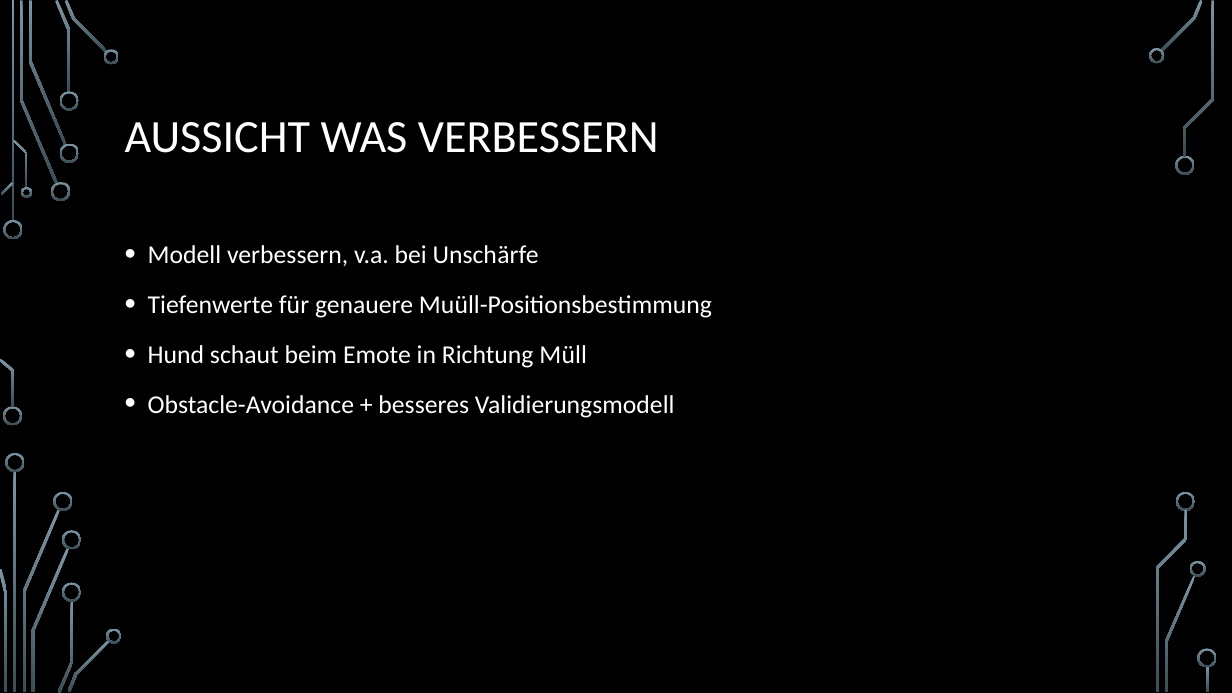
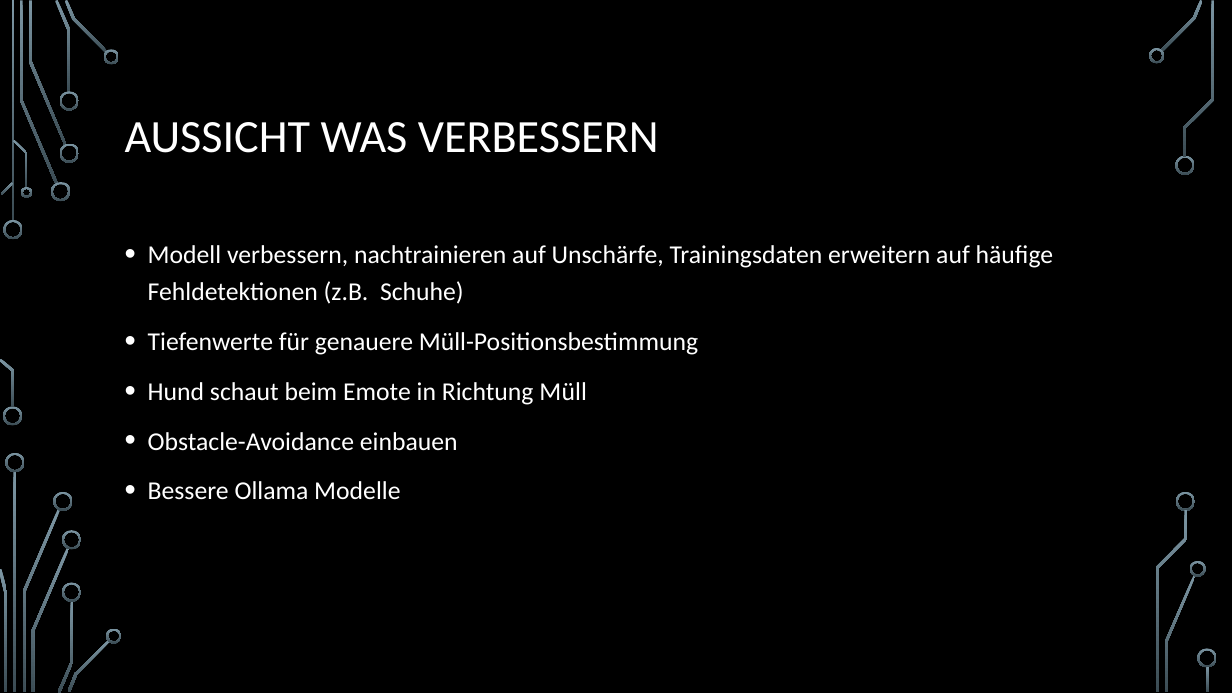
Before and after one commit to Lightnigwing/litter-detection, a slide deck: slide 12 of Litter Detection V2.pptx. Drawn at 1232x693 pixels with LibreOffice and Linux fonts; fonts in the diff are those of the drawing; background and template pictures are left out. Boxes give left, top, right and bottom in pixels: in the first picture for what was removed or moved away, otherwise in the second. Text is boxed around its words. In the diff, an @@ line names an element or a change of style, - is before the commit and + after.

```diff
--- a/Litter Detection V2.pptx
+++ b/Litter Detection V2.pptx
@@ text at <box>148,245,1054,355</box>: text changed @@
-• Modell verbessern, v.a. bei Unschärfe
-• Tiefenwerte für genauere Muüll-Positionsbestimmung
+• Modell verbessern, nachtrainieren auf Unschärfe, Trainingsdaten erweitern auf häufige Fehldetektionen (z.B. Schuhe)
+• Tiefenwerte für genauere Müll-Positionsbestimmung
@@ text at <box>148,432,458,500</box>: text changed @@
-• Obstacle-Avoidance + besseres Validierungsmodell
+• Obstacle-Avoidance einbauen
+• Bessere Ollama Modelle
```
Also in this commit, not shown: 5 other slides changed, 3 other files.
